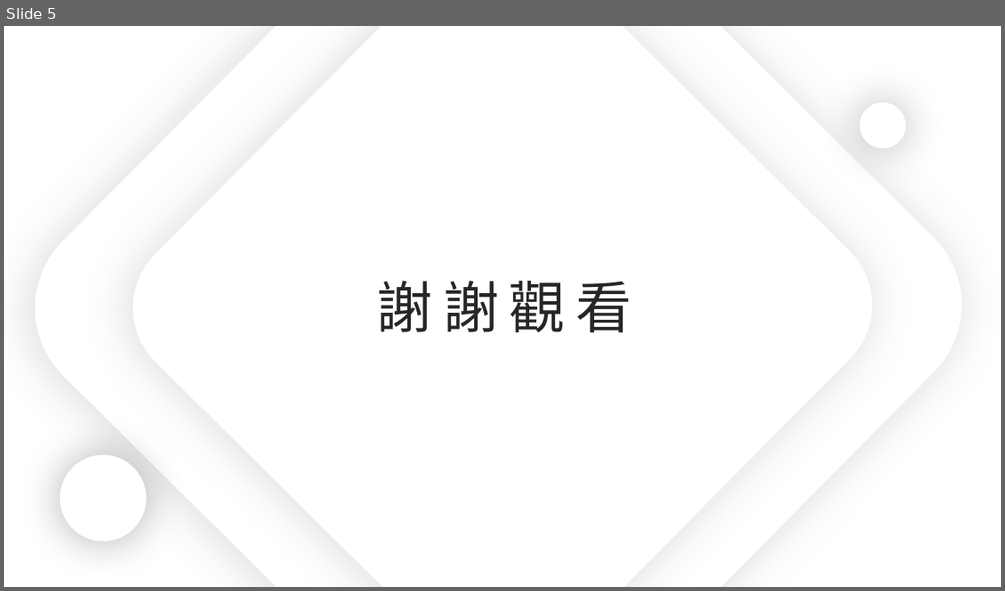
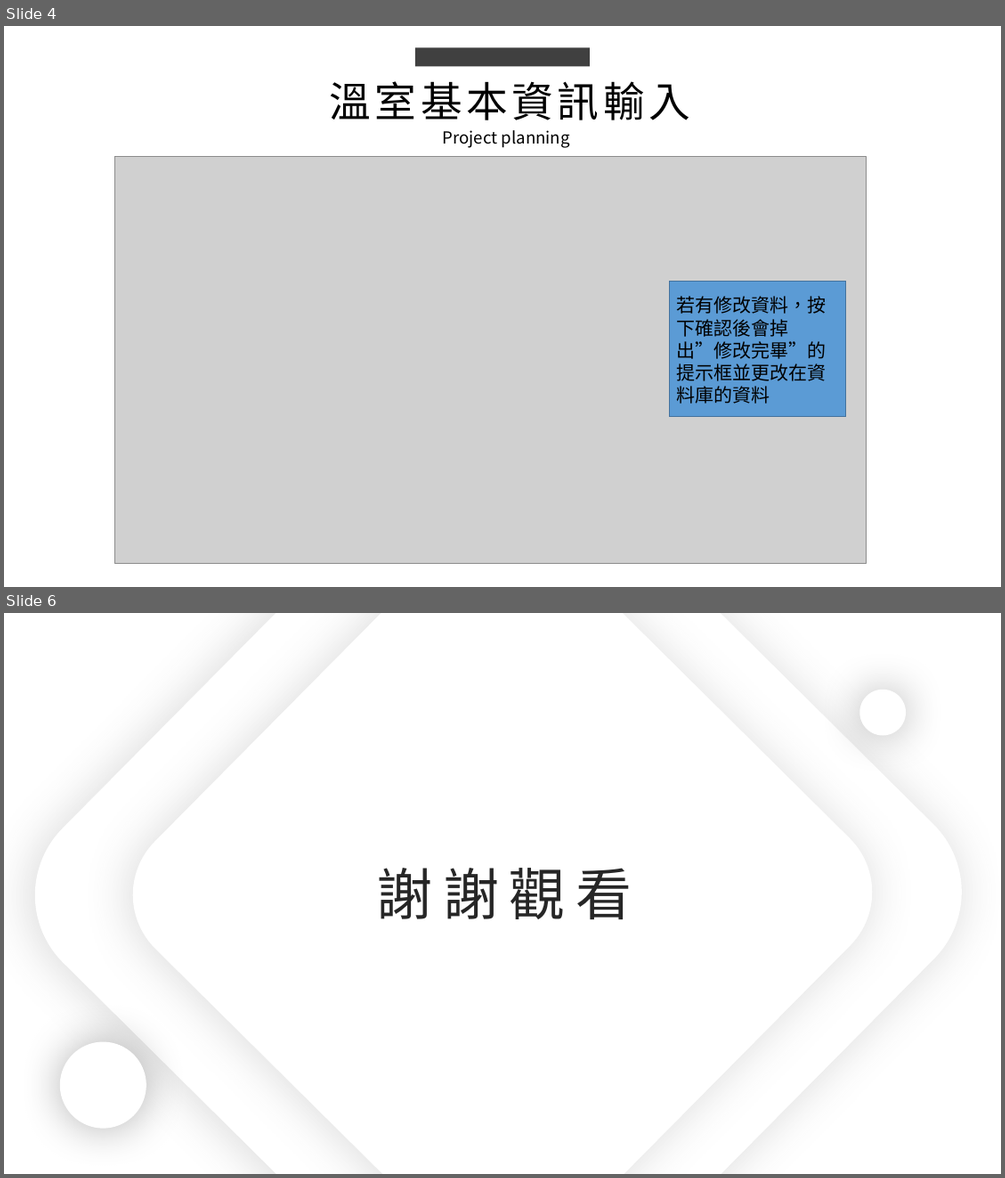
Before and after one commit to king637324/KnowledgeGreenhouseSystem, a slide deck: 工作日報_葉柏漢/2021.08/2021.08.25(加班)~2021.08.26工作日報_葉柏漢.pptx. Shown one above the other, each under a label of ours: slide 5 before the commit, slides 4 and 6 after it; the slides between them are not shown. The pictures are 1005x591 and 1005x1178 pixels, drawn with LibreOffice and Linux fonts; fonts in the diff are those of the drawing; grey boxes stand for pictures. Boxes give left, top, right and bottom in pixels: in the first picture for what was removed or moved away, otherwise in the second. Text is boxed around its words. In the diff, an @@ line names an element or a change of style, - is before the commit and + after.

```diff
--- a/工作日報_葉柏漢/2021.08/2021.08.25(加班)~2021.08.26工作日報_葉柏漢.pptx
+++ b/工作日報_葉柏漢/2021.08/2021.08.25(加班)~2021.08.26工作日報_葉柏漢.pptx
@@ slide 4 added at (4,26,1001,587), background #FFFFFF @@
@@ rectangle added at (415,47,590,66), fill #404040 @@
@@ text added at (330,81,690,120), 40 pt, text #000000 @@
+溫室基本資訊輸入
@@ text added at (443,130,570,148), 16 pt, text #000000 @@
+Project planning
@@ picture added at (114,157,866,564) @@
@@ rectangle added at (670,281,846,417), fill #5B9BD5, outline #43739E 1 pt @@
@@ text added at (677,296,826,403), 18 pt, text #000000 @@
+若有修改資料，按下確認後會掉出”修改完畢”的提示框並更改在資料庫的資料
@@ what was slide 5 is now slide 6 @@
```
Also in this commit, not shown: 2 slides changed, 4 other files.
